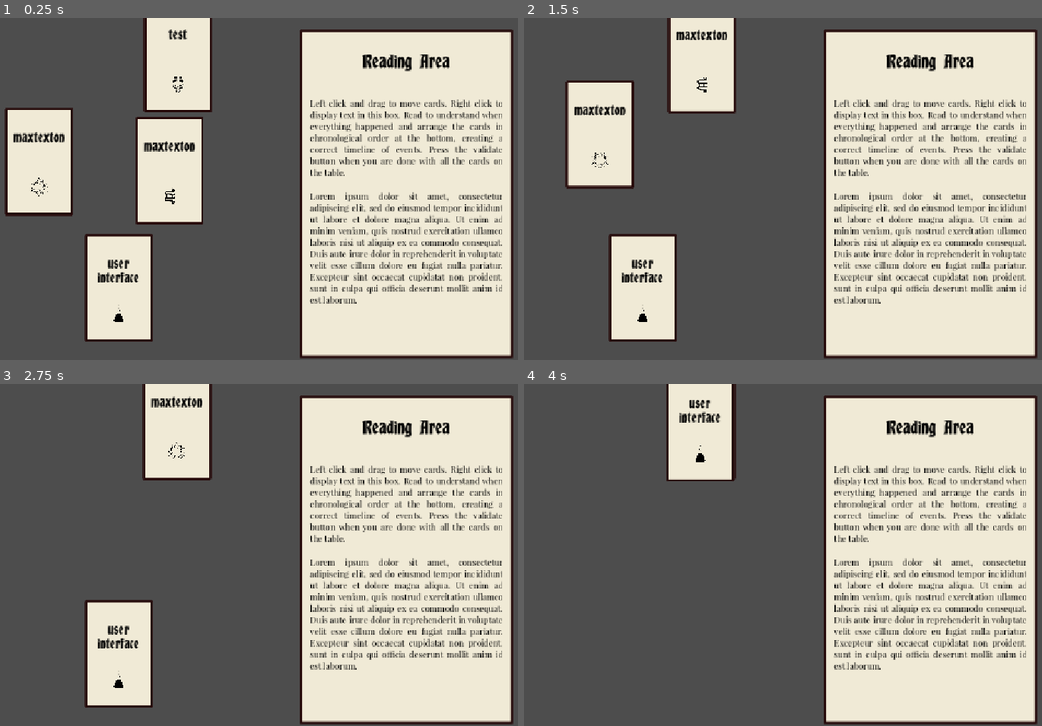
Above: before the commit, frames 1-4 (two rows, left to right).
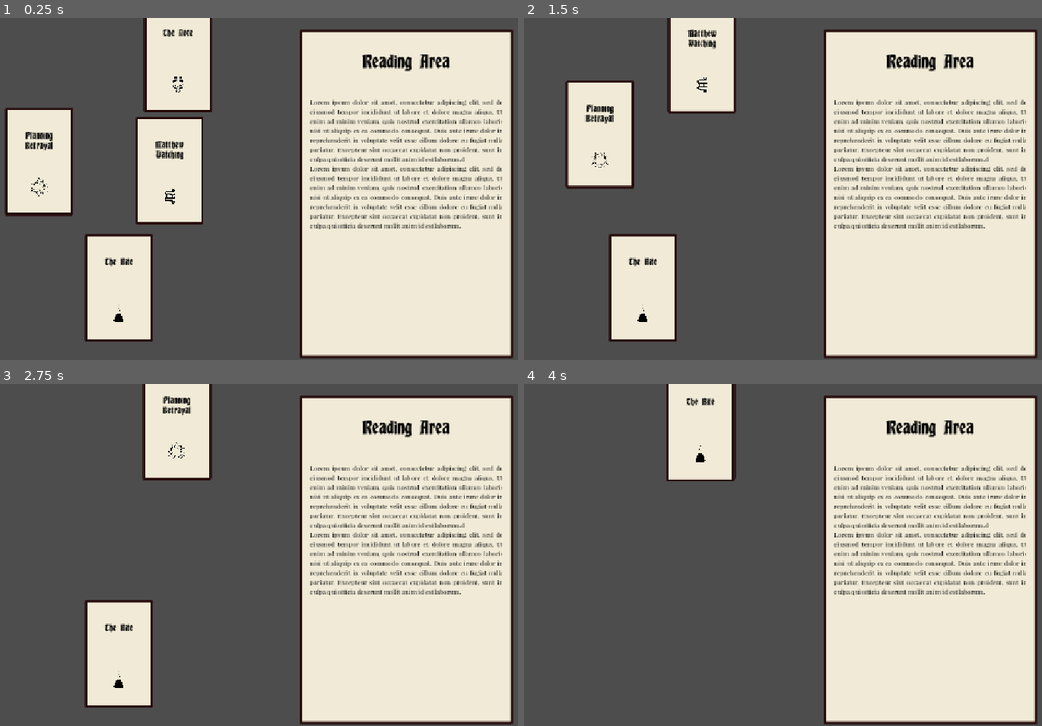
Above: after the commit, the same moments.

Repository: Ytlander/timeline-stories
Game: Godot game, scene res://Scenes/main.tscn
Same seed, same stepped clock (60 frames per second), same inputs: the game is played once before the commit and once after it.
Inputs (mouse positions are in pixels of both pictures, inside the frame that each line leads up to):
- Up to frame 1 (0.25 s): no input
- Up to frame 2 (1.5 s): tap Enter at 0.5, 1.25 s; drag from (694, 168) to (700, 59) at 0.52 s; drag from (560, 161) to (700, 59) at 1.27 s
- Up to frame 3 (2.75 s): tap Enter at 2 s; move the mouse to (176, 425) at 2.02 s; click (176, 425) at 2.1 s
- Up to frame 4 (4 s): tap Enter at 2.75, 3.5 s; drag from (643, 654) to (700, 425) at 2.77 s; move the mouse to (953, 606) at 3.52 s; click (953, 606) at 3.6 s

The runs differ from the first frame. In frame 1, 9.8% of the frame differs, in the area x 2-97%, y 3-84%; in frame 2, 9.6%; in frame 3, 9.3%; in frame 4, 8.9%.

Commit message:
add card text change on opening card
Card text now shows based on the body variable from the Story Card object.

To change the card body, modify the multinle variable, there is an edit text buton to the right of the small box to get a bigger text box for easier editing thanks to the multiline variable

Diff:
--- a/Scenes/event_text_controller.tscn
+++ b/Scenes/event_text_controller.tscn
@@ -56,14 +56,12 @@
 custom_minimum_size = Vector2(0, 35)
 layout_mode = 2
 
-[node name="Text" type="RichTextLabel" parent="EventText/MarginContainer/VBoxContainer"]
+[node name="Body" type="RichTextLabel" parent="EventText/MarginContainer/VBoxContainer"]
 layout_mode = 2
 size_flags_vertical = 3
 size_flags_stretch_ratio = 20.0
 theme_override_fonts/normal_font = ExtResource("3_fnanm")
-theme_override_font_sizes/normal_font_size = 16
+theme_override_font_sizes/normal_font_size = 12
 text = "Lorem ipsum dolor sit amet, consectetur adipiscing elit, sed do eiusmod tempor incididunt ut labore et dolore m …(335 unchanged characters)…
 Lorem ipsum dolor sit amet, consectetur adipiscing elit, sed do eiusmod tempor incididunt ut labore et dolore magna ali …(327 unchanged characters)…
-fit_content = true
-scroll_active = false
 horizontal_alignment = 3
--- a/Scenes/main.tscn
+++ b/Scenes/main.tscn
@@ -25,30 +25,57 @@
 
 [node name="Story_Card" parent="Card Manager" instance=ExtResource("1_jjgbg")]
 position = Vector2(431, 288)
+body = "Matthew was running back to the surveillance room, head spinning, Sarah wasn’t wrong. A female zombie could birth a slug, and a slug could mean the end of the whole facility, but not finding the cure would mean the end of the whole world.
+
+He got into the room, closed it and locked it and was looking at the camera. What are you up to old friend, he looked as Peter was working at his counter. Suddenly he stopped and collapsed on a chair. Peter looked distraught, like the air going out of a balloon.
+
+What had happened in there? Matthew took manual control of the camera and zoomed in on his colleague and close friend. He could see him breathe heavily, eyes at the floor with tears and sweat trickling down his face. Then he suddenly looked up, realising something, and he locked eyes with Matthew through the camera.
+
+Matthew knew that Peter understood that it was him watching, that he would be more interested in what was going on in there than outside with Sarah and the other guards. He then ran over to another table, scribbled on a piece of paper that he then held up towards the camera “I need medical alchohol, Saiprotine and a bunsen burner, fast!”"
+
+[node name="CardHeader" parent="Card Manager/Story_Card/PanelContainer/MarginContainer/VBoxContainer" index="0"]
+text = "Matthew Watching"
 
 [node name="TextureRect" parent="Card Manager/Story_Card/PanelContainer/MarginContainer/VBoxContainer" index="2"]
 texture = SubResource("AtlasTexture_6bp64")
 
 [node name="Story_Card4" parent="Card Manager" instance=ExtResource("1_jjgbg")]
 position = Vector2(184, 271)
+body = "Matthew ran through the facility once again. Now headed for another supply closet where they stored medicine of different kinds. After rummaging through the contents of the shelves with a feverish intensity he found what he was looking for: a tranquilizer.
+
+He grabbed a flask and concocted a sleeping draught within it, masking the tranquilizers taste with some alcohol and lemon juice – Sarahs favorite cocktail was the Gold Rush and although this was just a weak imitation maybe it would be enough for her to drink.
+
+He ran back to the lab where he heard crashing sound after crashing sound of the battering ram smashing against the doors.  "
+
+[node name="CardHeader" parent="Card Manager/Story_Card4/PanelContainer/MarginContainer/VBoxContainer" index="0"]
+text = "Planning Betrayal"
 
 [node name="TextureRect" parent="Card Manager/Story_Card4/PanelContainer/MarginContainer/VBoxContainer" index="2"]
 texture = SubResource("AtlasTexture_kry3j")
 
 [node name="Story_Card2" parent="Card Manager" instance=ExtResource("1_jjgbg")]
 position = Vector2(447, 76)
+body = "Matthew
+
+I was so close but I didn’t have time synthesize the cure. The instructions are all here. Please help me finish the work. I have locked myself in the bathroom and Maria is in the supply closet. Don’t let them kill us, the cure can save us all.
+
+Your friend and collegue
+Peter"
 
 [node name="CardHeader" parent="Card Manager/Story_Card2/PanelContainer/MarginContainer/VBoxContainer" index="0"]
-text = "test"
+text = "The Note"
 
 [node name="TextureRect" parent="Card Manager/Story_Card2/PanelContainer/MarginContainer/VBoxContainer" index="2"]
 texture = SubResource("AtlasTexture_21xkr")
 
 [node name="Story_Card3" parent="Card Manager" instance=ExtResource("1_jjgbg")]
 position = Vector2(335, 510)
+body = "Peter was working at his station as Maria came up behind him, putting her arms around him, laying her cheek flat against his upper back. She reached up and kissed him on the neck and a familiar tingling spread up his head and nestled in the roots of his hair. “I love you” he said and she murmured the same back to him.
+
+Then he felt a sudden jolt of pain as Maria sunk her teeth into his neck. Instinctively he thrust his elbow back, pushing her off of him but he felt the skin rip and as he turned around a flap of flesh hung from her gritted teeth. He grabbed his labcoat just to have something to shield himself with and she lunged for him with animalistic ferocity. She had turned, how the hell had she turned!?"
 
 [node name="CardHeader" parent="Card Manager/Story_Card3/PanelContainer/MarginContainer/VBoxContainer" index="0"]
-text = "user interface"
+text = "The Bite"
 
 [node name="CanvasLayer" type="CanvasLayer" parent="."]
 
@@ -59,12 +86,6 @@
 [node name="Header" parent="CanvasLayer/EventTextController/EventText/MarginContainer/VBoxContainer" index="0"]
 text = "Reading Area"
 
-[node name="Text" parent="CanvasLayer/EventTextController/EventText/MarginContainer/VBoxContainer" index="2"]
-text = "Left click and drag to move cards. Right click to display text in this box. Read to understand when everything happened and arrange the cards in chronological order at the bottom, creating a correct timeline of events. Press the validate button when you are done with all the cards on the table.
-
-Lorem ipsum dolor sit amet, consectetur adipiscing elit, sed do eiusmod tempor incididunt ut labore et dolore magna aliqua. Ut enim ad minim veniam, quis nostrud exercitation ullamco laboris nisi ut aliquip ex ea commodo consequat. Duis aute irure dolor in reprehenderit in voluptate velit esse cillum dolore eu fugiat nulla pariatur. Excepteur sint occaecat cupidatat non proident, sunt in culpa qui officia deserunt mollit anim id est laborum."
-fit_content = false
-
 [node name="AnimationController" type="Node" parent="."]
 script = ExtResource("4_jjvhh")
 
--- a/Scripts/event_text_controller.gd
+++ b/Scripts/event_text_controller.gd
@@ -1,18 +1,19 @@
 extends Control
 
 @onready var header = $EventText/MarginContainer/VBoxContainer/Header
-@onready var text = $EventText/MarginContainer/VBoxContainer/Text
 @onready var event_text = $EventText
+@onready var body = $EventText/MarginContainer/VBoxContainer/Body
 
 
 func _ready():
 	EventBus.connect("display_text", _on_display_text)
 	EventBus.connect("close_textbox", _on_close_textbox)
 
+##Grabbing both the header text and the text body from the card that is past in through this signal
 func _on_display_text(card):
 	self.visible = true
 	self.header.text = card.card_header.text
-	#Inject text body here when that is implemented on card
+	self.body.text = card.body
 
 func _on_close_textbox():
 	self.visible = false
--- a/Scripts/story_card.gd
+++ b/Scripts/story_card.gd
@@ -3,6 +3,11 @@
 
 @onready var card_header = $PanelContainer/MarginContainer/VBoxContainer/CardHeader
 @onready var selected_sprite = $SelectedSprite
+
+##A multiline export variable allows for a editable textbox where simple formatting can be made
+##like line breaks for example. So for text to be shown in the textbox, the export variable needs
+##to have text
+@export_multiline var body: String = "No text for this card yet, edit the export variable"
 
 func _ready():
 	selected_sprite.visible = false
--- a/default_ui_theme.tres
+++ b/default_ui_theme.tres
@@ -17,5 +17,5 @@
 PanelContainer/styles/panel = SubResource("StyleBoxTexture_75vm5")
 RichTextLabel/colors/default_color = Color(0, 0, 0, 1)
 RichTextLabel/font_sizes/bold_font_size = 16
-RichTextLabel/font_sizes/normal_font_size = 24
+RichTextLabel/font_sizes/normal_font_size = 16
 RichTextLabel/fonts/normal_font = ExtResource("1_6kd74")
